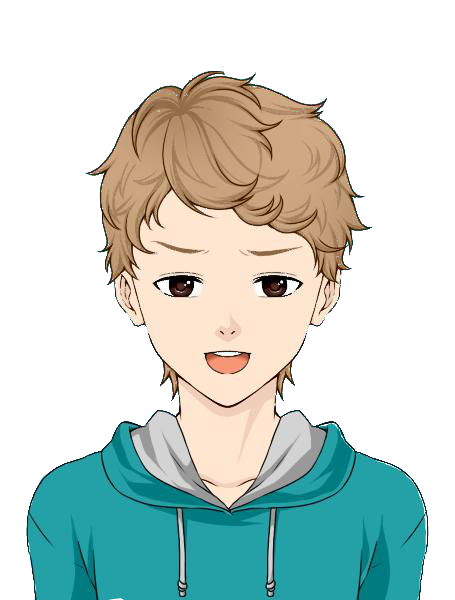
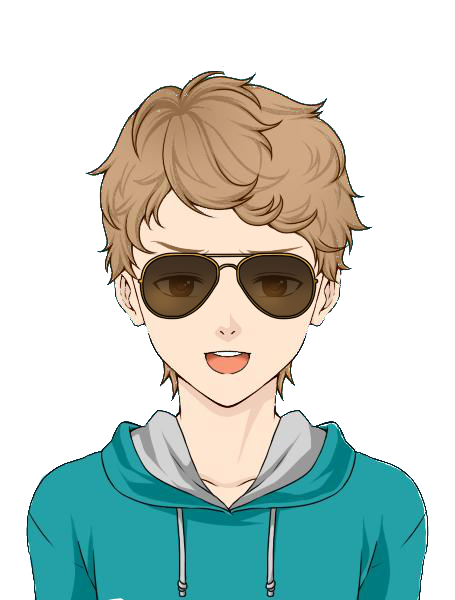
Layers edited between the first and the second 455px x 600px image:
added layer "Pasted Layer #3" above "Pasted Layer #2" over [128, 216, 325, 330]
